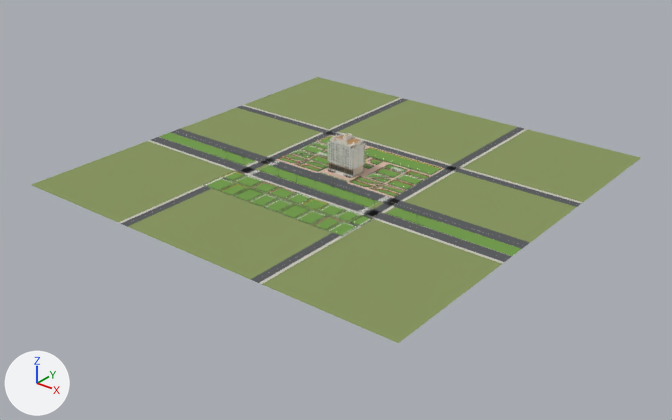
The glTF model public/models/house.glb as it was, and as the next commit left it.
The view is the same before and after, from a 50 mm lens placed at (583.0, -746.0, 410.0), pointed at (8.0, -27.0, -35.0). Arrows for +X, +Y and +Z are at lower left; the lights stay in place. The first picture is the older version. Where no turn or scale is listed for an object, it has been applied to the vertices.

Objects in the first picture: 'Site' and 4 more.
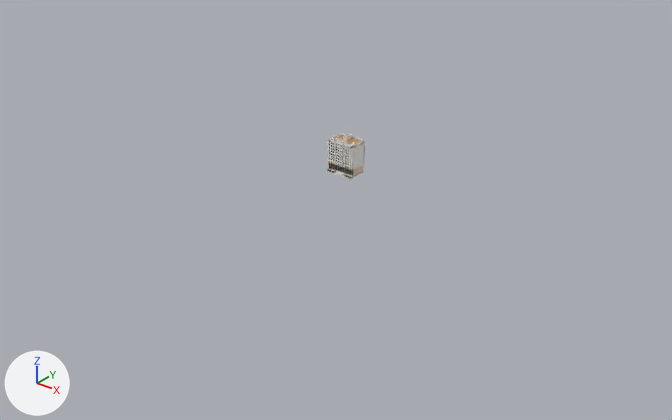
Boxes (x1, y1, x2, y2) around the edits, measured in the pictures (672 x 420 px):
```json
{"object": "Site", "change": "deleted", "before": [31, 77, 641, 343]}
```

Edits to the scene script, one JSON object a line:
```json
{"op": "remove", "block": "ob_site", "code": ["ob_site = bpy.data.objects.new('Site', me_site)", "ob_site.location = (0.0, 0.0, 3.1)"]}
```
